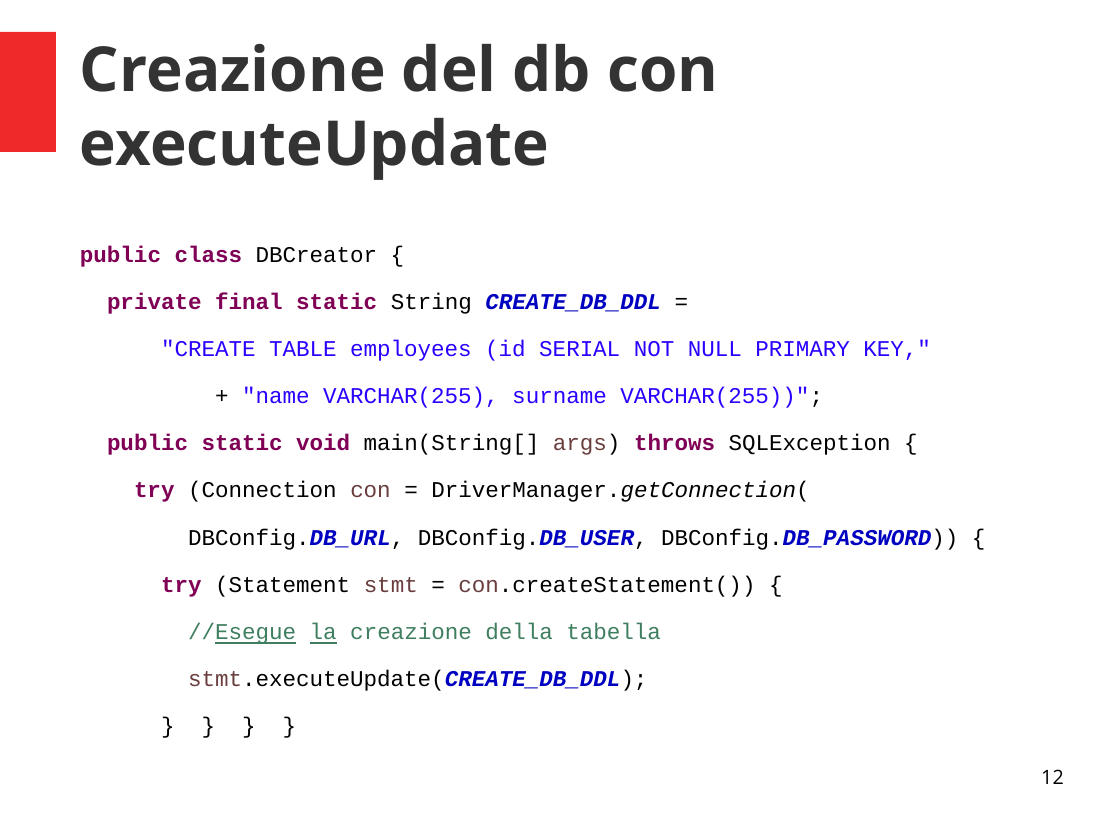
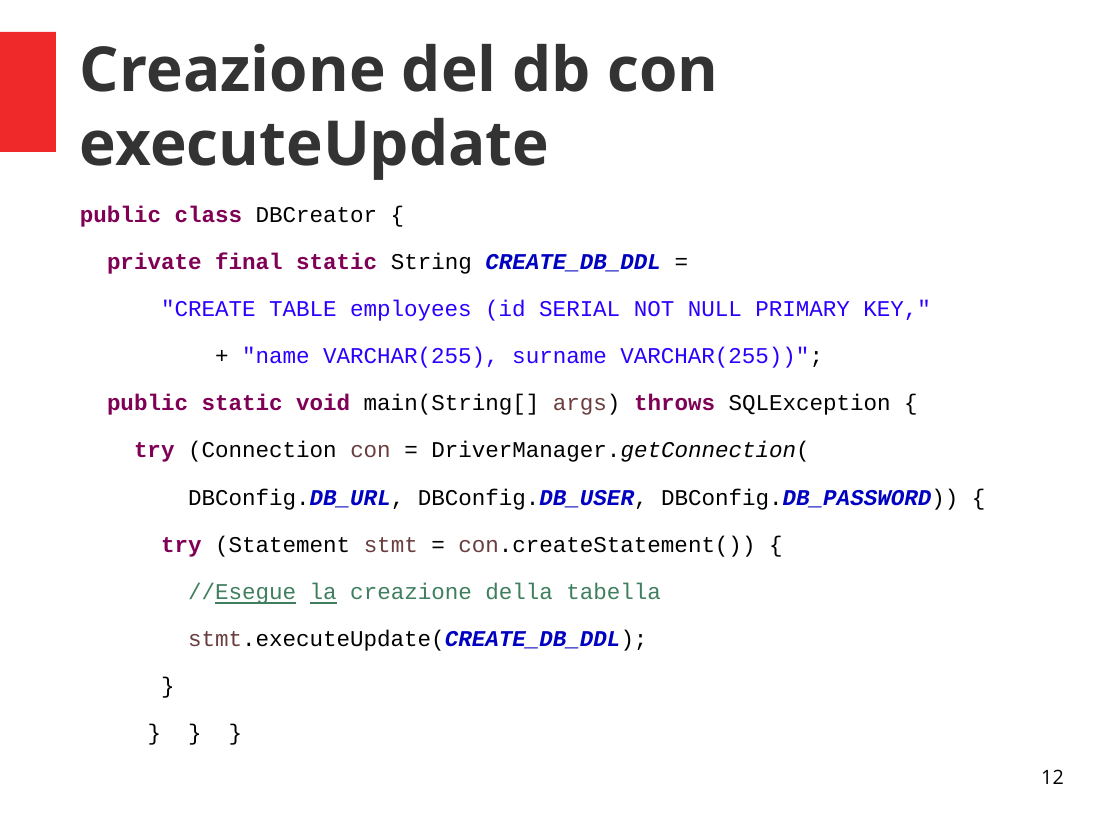
Before and after one commit to criluc/jdbc-tutorial, a slide deck: slide 12 of Introduzione a JDBC.odp. Drawn at 1120x840 pixels with LibreOffice and Linux fonts; fonts in the diff are those of the drawing. Boxes give left, top, right and bottom in pixels: in the first picture for what was removed or moved away, otherwise in the second. Text is boxed around its words. In the diff, an @@ line names an element or a change of style, - is before the commit and + after.

```diff
--- a/Introduzione a JDBC.odp
+++ b/Introduzione a JDBC.odp
@@ text at (80, 206, 958, 651): text changed @@
-} } } }
+}
+} } }
@@ text "public class DBCreator {": place and size @@
-text "public class DBCreator {" at (80, 246, 958, 691)
+text "public class DBCreator {" at (80, 206, 958, 651)
```
Also in this commit, not shown: 13 other slides changed, 3 other files.
